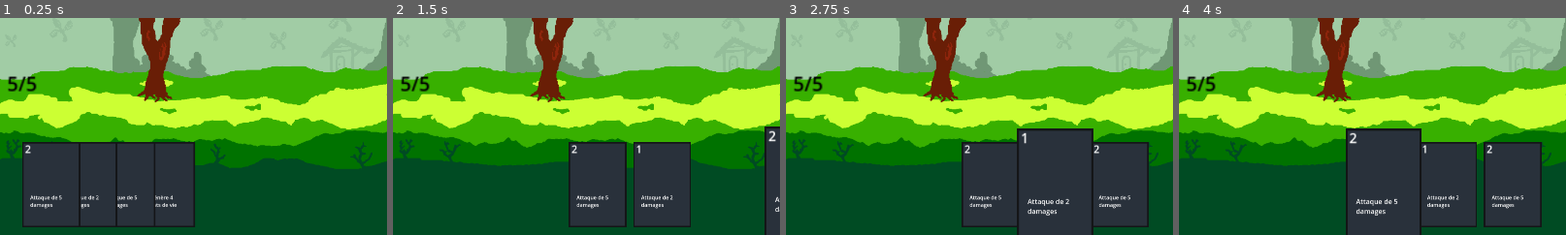
Above: before the commit, frames 1-4 (left to right).
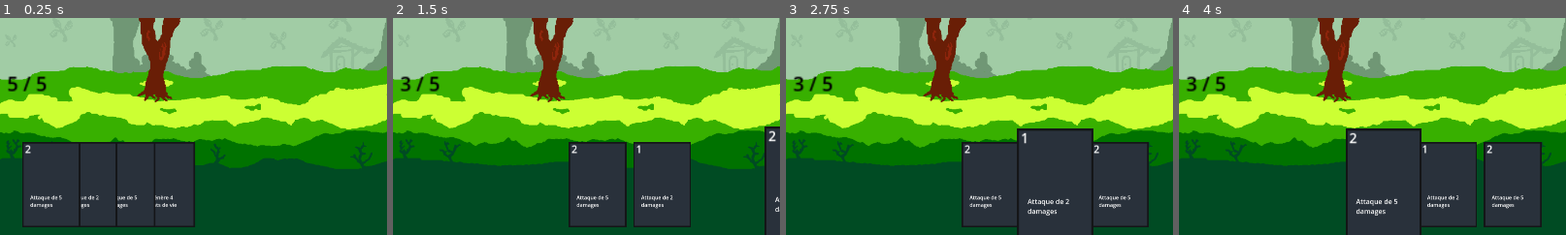
Above: after the commit, the same moments.

Repository: Pyropingouin/GameJam2025
Game: Godot game, scene res://Scenes/main.tscn
The game is run twice, just before and just after one commit, with the same random seed, the same clock (stepped at 60 frames per second) and the same inputs.
Inputs (mouse positions are % of the whole screen's width and height, from its top left):
- Up to frame 1 (0.25 s): no input
- Up to frame 2 (1.5 s): drag from (62, 88) to (74, 66) at 0.52 s; drag from (58, 88) to (88, 87) at 1.27 s
- Up to frame 3 (2.75 s): move the mouse to (50, 88) at 2.02 s; click (50, 88) at 2.17 s
- Up to frame 4 (4 s): tap Enter at 2.75 s; drag from (42, 88) to (20, 35) at 2.77 s; drag from (74, 66) to (42, 88) at 3.52 s
The pictures show only the part of the screen within x 15-65%, y 50-100%; the shares and areas given below are measured in that part.

The runs differ from the first frame. In frame 1, 0.3% of the frame differs, in the area x 4-13%, y 26-34%; in frame 2, 0.4%, in the area x 2-13%, y 26-34%; in frame 3, 0.4%; in frame 4, 0.4%.

Commit message:
Gestion de la mana en jouant une carte

Diff:
--- a/gamejam2025/Scripts/battle_manager.gd
+++ b/gamejam2025/Scripts/battle_manager.gd
@@ -1,17 +1,23 @@
 extends Node
 
+const DEFAULT_CARD_MOVE_SPEED = 0.1
 const CARD_MOVE_SPEED = 0.3
+const MAX_MANA = 5.0
 
 @onready var player_hand: Node2D = $"../PlayerHand"
 @onready var deck: Node2D = $"../Deck"
 @onready var discard_pile_reference: Node2D = $"../DiscardPile"
+@onready var card_manager: Node2D = $"../CardManager"
+@onready var mana_counter: Node2D = $"../ManaCounter"
 
 var discard_pile = []
 var card_being_played
+var current_mana
 
 # Called when the node enters the scene tree for the first time.
 func _ready() -> void:
-	pass # Replace with function body.
+	mana_counter.get_node("Counter").text = str(MAX_MANA) + " / " + str(MAX_MANA)
+	current_mana = MAX_MANA
 
 
 # Called every frame. 'delta' is the elapsed time since the previous frame.
@@ -21,20 +27,28 @@
 func play_a_card(card):
 	#print("Play a card")
 	#print(card)
-	card_being_played = card
-	# Ajouter la carte dans la DiscardPile
-	discard_pile.append(card)
-	# Enlever la carte du player_hand
-	player_hand.remove_card_from_hand(card)
-	# Enlever la carte du deck
-	deck.player_deck.erase(card)
-	# Déplacer la carte dans la DiscardPile
-	var new_pos = discard_pile_reference.position
-	var tween = get_tree().create_tween()
-	tween.tween_property(card, "position", new_pos, CARD_MOVE_SPEED)
-	tween.connect("finished", on_tween_finished)
+	# Check si on peut jouer la carte (assez de mana)
+	if card.mana <= current_mana:
+		card_being_played = card
+		# Retirer la mana
+		current_mana = max(0, current_mana - card.mana)
+		mana_counter.get_node("Counter").text = str(current_mana) + " / " + str(MAX_MANA)
+		# Ajouter la carte dans la DiscardPile
+		discard_pile.append(card)
+		# Enlever la carte du player_hand
+		player_hand.remove_card_from_hand(card)
+		# Enlever la carte du deck
+		deck.player_deck.erase(card)
+		# Déplacer la carte dans la DiscardPile
+		var new_pos = discard_pile_reference.position
+		var tween = get_tree().create_tween()
+		tween.tween_property(card, "position", new_pos, CARD_MOVE_SPEED)
+		tween.connect("finished", on_tween_finished)
 
-	# Faire l'effet
+		# Faire l'effet
+	# Sinon, remettre la carte dans la main
+	else:
+		player_hand.add_card_to_hand(card, DEFAULT_CARD_MOVE_SPEED)
 
 
 func on_tween_finished():
--- a/gamejam2025/Scripts/card.gd
+++ b/gamejam2025/Scripts/card.gd
@@ -14,6 +14,7 @@
 func _ready() -> void:
 	# !! Toutes les cartes doivent être enfant de CardManager !!
 	get_parent().connect_card_signals(self)
+	#print($CardImage.texture.get_size())
 
 # Called every frame. 'delta' is the elapsed time since the previous frame.
 func _process(delta: float) -> void:
--- a/gamejam2025/Scripts/card_manager.gd
+++ b/gamejam2025/Scripts/card_manager.gd
@@ -23,7 +23,6 @@
 func _ready() -> void:
 	screen_size = get_viewport_rect().size
 	input_manager.connect("left_mouse_button_released", on_left_click_released)
-
 
 func _process(delta: float) -> void:
 	if card_being_dragged:
